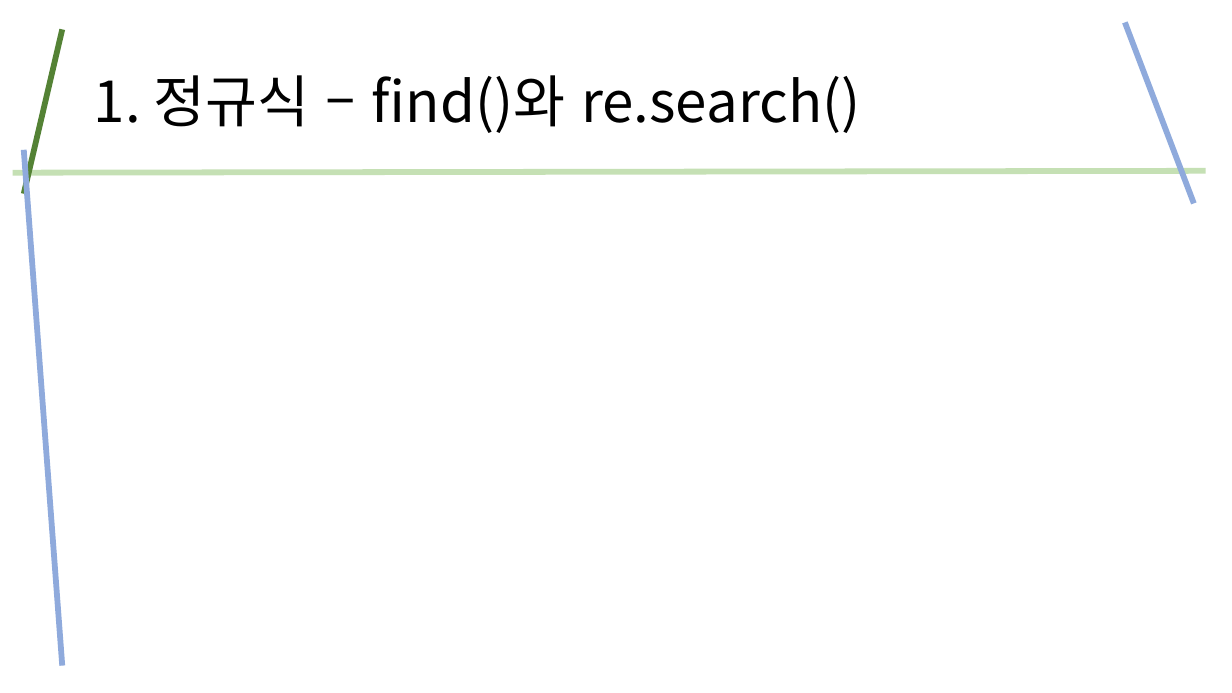
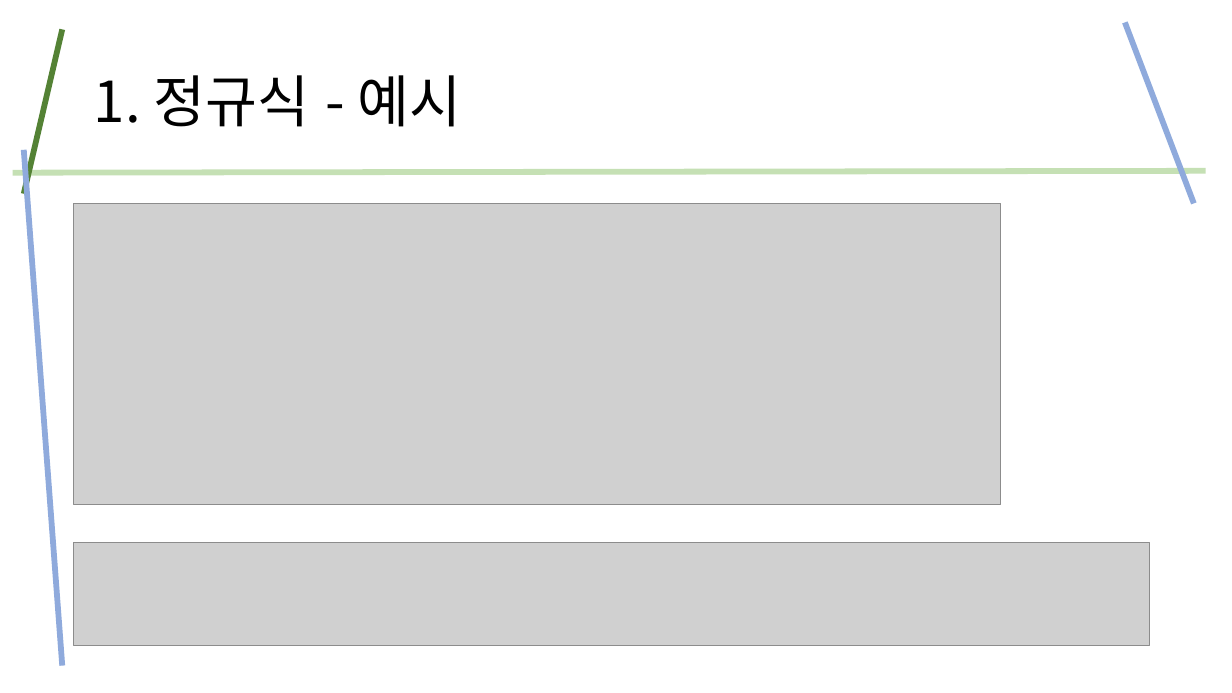
Before and after one commit to kig2929kig/ui, a slide deck: slide 20 of 정규식.pptx (slide 14 before the commit). Drawn at 1232x693 pixels with LibreOffice and Linux fonts; fonts in the diff are those of the drawing; grey boxes stand for pictures. Boxes give left, top, right and bottom in pixels: in the first picture for what was removed or moved away, otherwise in the second. Text is boxed around its words. In the diff, an @@ line names an element or a change of style, - is before the commit and + after.

```diff
--- a/정규식.pptx
+++ b/정규식.pptx
@@ title at (94,75,462,127): text changed @@
-1. 정규식 – find()와 re.search()
+1. 정규식 - 예시
@@ picture added at (74,203,1002,505) @@
@@ picture added at (74,543,1151,645) @@
```
Also in this commit, not shown: 4 other slides changed, 8 slides added.
